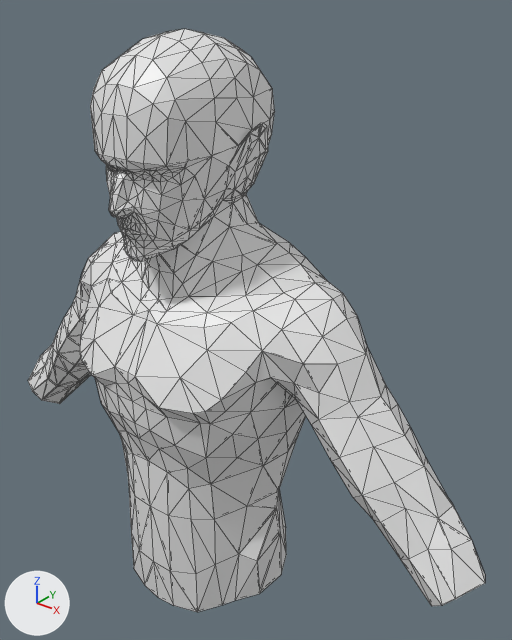
Two versions of the FBX model Assets/Models/aeros.fbx, one commit apart.
One viewpoint serves both versions: a 50 mm lens placed at (0.614, -0.636, 1.816), pointed at (0.061, 0.055, 1.388). The lights are fixed; the arrows at lower left show +X, +Y and +Z. Mesh edges are drawn as thin lines.

Objects in the first picture: 'SK_dev157.mo'.
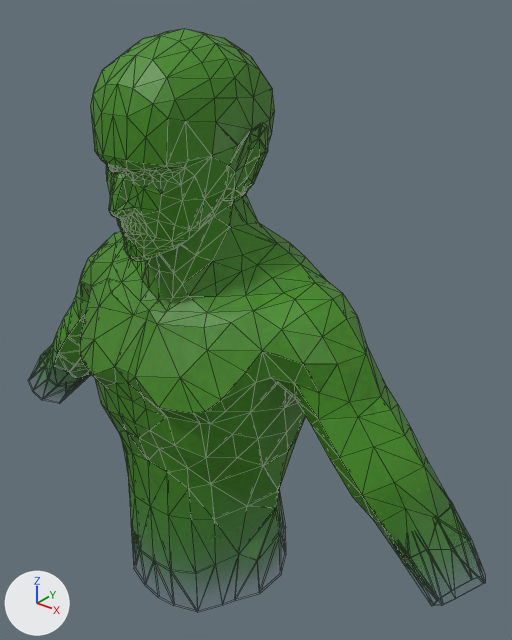
What differs and where, as boxes (x1, y1, x2, y2) in the pictures (512 x 640 px):
'SK_dev157.mo', surface changed (grey to green): (28, 29, 485, 612) in both

Edits to the bpy script that builds the scene:
```text
Add img_t_dev157_main_d_tga:
    img_t_dev157_main_d_tga = load_image('T_dev157_main_D.tga', '_unpacked/T_dev157_main_D.tga', 512, 512, 'sRGB')
Change mat_m_20_md0_dev157_eye:
    remove mat_m_20_md0_dev157_eye.base_color = (0.8, 0.8, 0.8)  # white #e7e7e7
    mat_m_20_md0_dev157_eye.roughness: 0.4 -> 0.5
    add mat_m_20_md0_dev157_eye.texture = img_t_dev157_main_d_tga  # with its transparency
Change mat_m_20_md1_dev157_body01:
    remove mat_m_20_md1_dev157_body01.base_color = (0.8, 0.8, 0.8)  # white #e7e7e7
    mat_m_20_md1_dev157_body01.roughness: 0.4 -> 0.5
    add mat_m_20_md1_dev157_body01.texture = img_t_dev157_main_d_tga  # with its transparency
Change mat_m_30_md1_dev157_body02:
    remove mat_m_30_md1_dev157_body02.base_color = (0.8, 0.8, 0.8)  # white #e7e7e7
    mat_m_30_md1_dev157_body02.roughness: 0.4 -> 0.5
    add mat_m_30_md1_dev157_body02.texture = img_t_dev157_main_d_tga  # with its transparency
```
